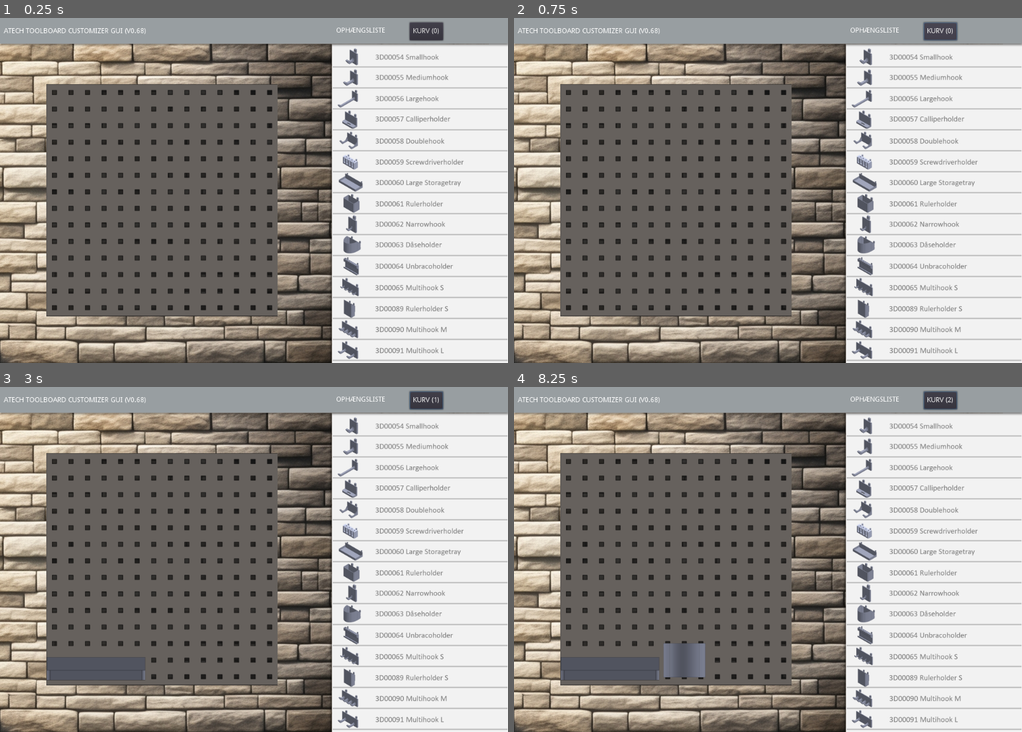
Above: before the commit, frames 1-4 (two rows, left to right).
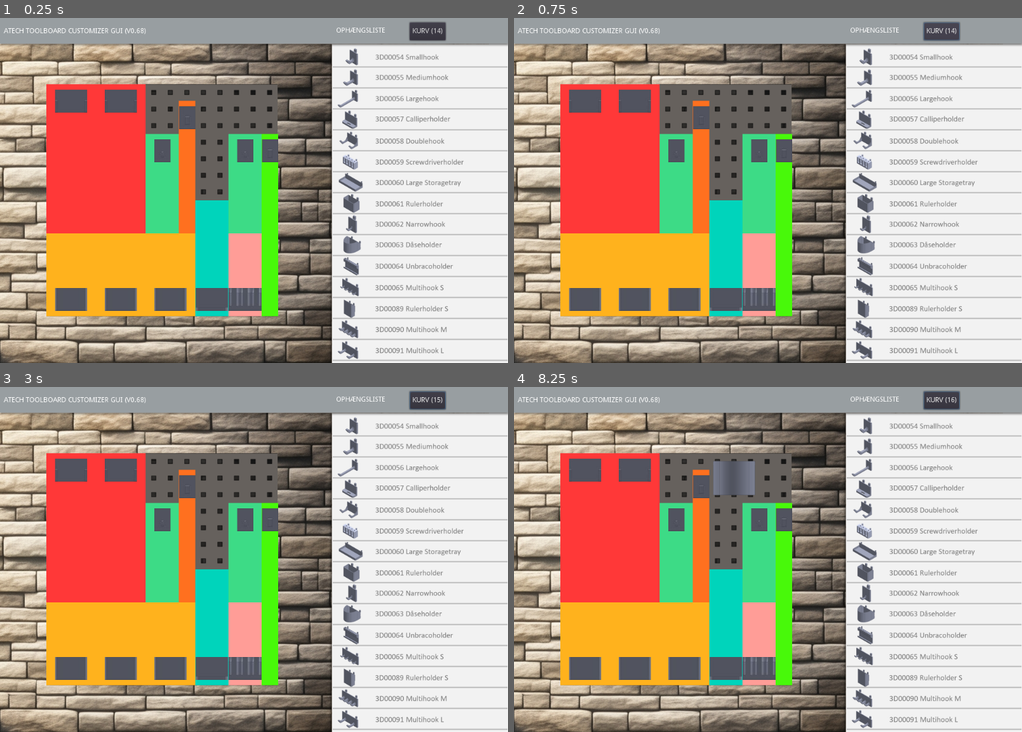
Above: after the commit, the same moments.

Repository: Azidus/TBC
Game: Godot game, scene res://Inventory.tscn
The game is run twice, just before and just after one commit, with the same random seed, the same clock (stepped at 60 frames per second) and the same inputs.
Inputs (mouse positions are in pixels of both pictures, inside the frame that each line leads up to):
- Up to frame 1 (0.25 s): no input
- Up to frame 2 (0.75 s): click "KURV (0)" (after the commit: "KURV (14)") at 0.5 s
- Up to frame 3 (3 s): click "KURV (0)" (after the commit: "KURV (14)") at 1.25 s; click "KURV (0)" (after the commit: "KURV (14)") at 2 s; tap Enter at 2.75 s; move the mouse to (365, 542) at 2.77 s; click (365, 542) at 2.85 s
- Up to frame 4 (8.25 s): click "KURV (1)" (after the commit: "KURV (15)") at 3.5 s; click "KURV (1)" (after the commit: "KURV (15)") at 4.25 s; click "KURV (1)" (after the commit: "KURV (15)") at 5 s; tap Space at 5.75, 7.25 s; move the mouse to (666, 576) at 5.77 s; click (666, 576) at 5.85 s; tap Enter at 6.5, 8 s; move the mouse to (818, 483) at 6.52 s; click (818, 483) at 6.6 s; move the mouse to (742, 628) at 7.27 s; click (742, 628) at 7.35 s; move the mouse to (920, 611) at 8.02 s; click (920, 611) at 8.1 s

The runs differ from the first frame. In frame 1, 23% of the frame differs, in the area x 9-88%, y 1-87%; in frame 2, 23%; in frame 3, 23%; in frame 4, 24%.

Commit message:
new attempt to fix grid scaling.

Diff:
--- a/Inventory.gd
+++ b/Inventory.gd
@@ -61,7 +61,7 @@
 		result_dict["qty"] = values[0]
 		result_dict["maxwidth"] = values[1]
 		result_dict["maxheight"] = values[2]
-		print(result_dict)
+		#print(result_dict)
 		return result_dict
 
 func getUrlParams(input_string):
@@ -93,14 +93,14 @@
 	var web_hash = ""
 	var params_list = []
 	web_hash = getJsHash()
-	#web_hash = "?3D00054=1;136;136&3D00058=2;136;136"
+	web_hash = "?3D00061=3;104;187&3D00057=1;77;252&3D00059=1;101;180&3D00058=2;107;320&3D00054=2;67;389&3D00062=2;99;234&3D00056=3;60;287"
 	params_list = getUrlParams(web_hash)
 	load_data = params_list
 	#load_game()
 	#print(load_data["breastplate"]["name"])
 	for item in load_data:
 		for i in range(item['qty']):
-			pickup_item(item['id'].to_upper(), [int(item['maxwidth']), int(item['maxheight'])])
+			pickup_item(item['id'].to_upper(), [item['maxwidth'].to_int(), item['maxheight'].to_int()])
 
 func _process(delta):
 	sBtn.text = "KURV (" + str(itemCnt) + ")"
@@ -260,8 +260,8 @@
 		var image_fg = Image.new()  # Create Image for background image
 		#image_fg.texture = load(ItemDb.get_item(item_id)["icon"])
 		image_fg.load(imagePath)
-		var maxWidth = ceil(BG_size[0] / 34)
-		var maxHeight = ceil(BG_size[1] / 34)
+		var maxWidth = ceil(BG_size[0] / grid_bkpk.cell_size) * grid_bkpk.cell_size
+		var maxHeight = ceil(BG_size[1] / grid_bkpk.cell_size) * grid_bkpk.cell_size
 		var color = [0,0,0,0]
 		var vectorX = 0
 		var vectorY = 0
Not shown, changed: index.html
Not shown, changed: index.pck
